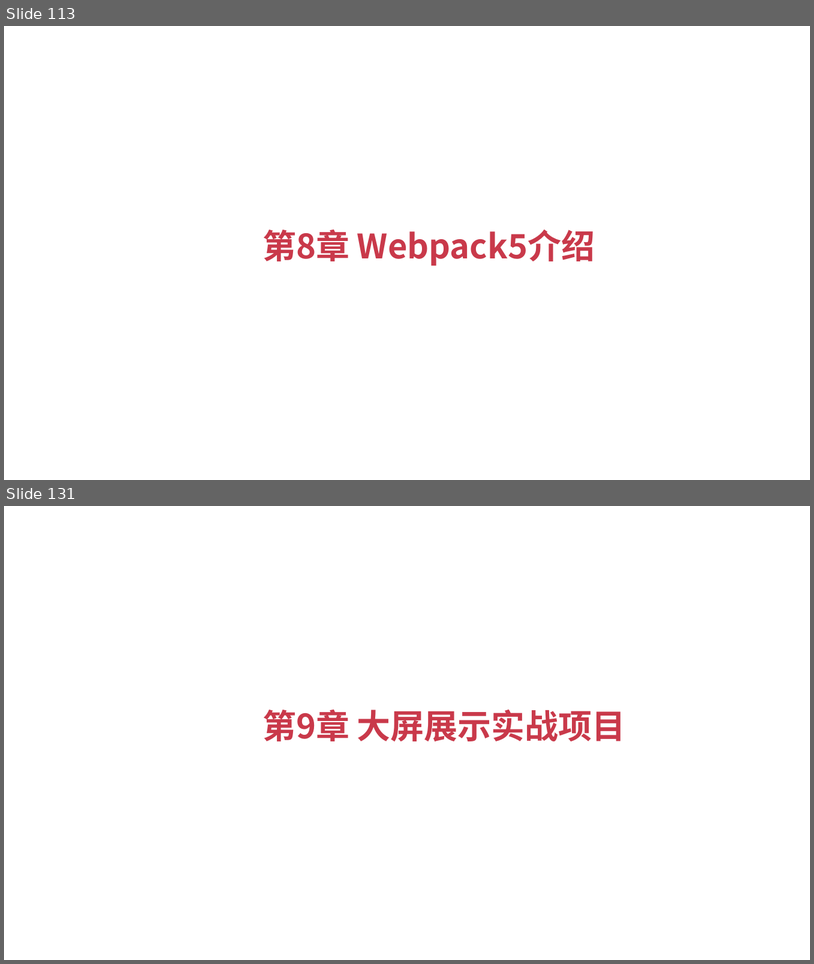
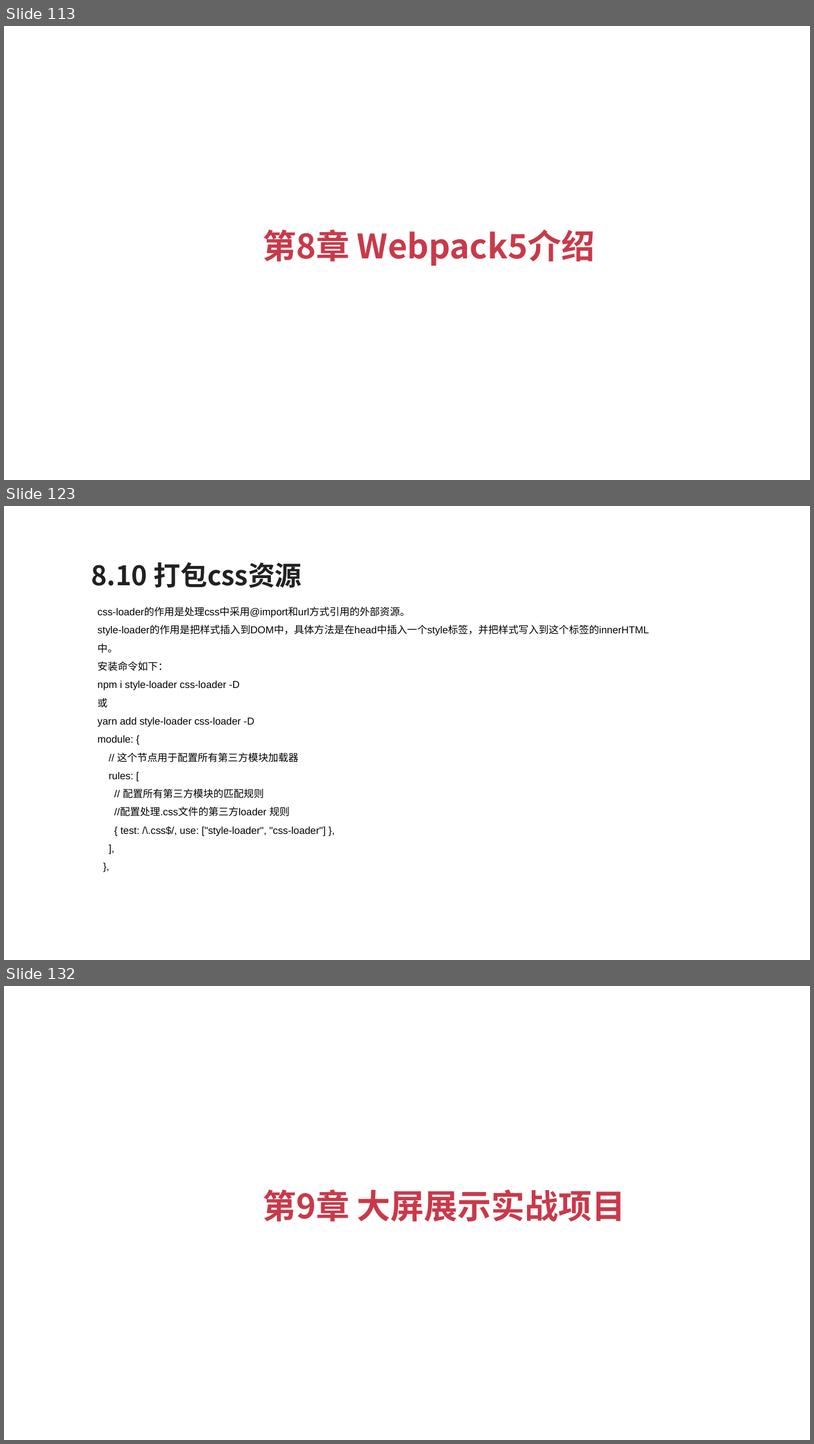
Before and after one commit to zouyujie/vue3_book_codes, a slide deck: Vue3+TypeScript开发指南.pptx. Shown one above the other, each under a label of ours: slides 113 and 131 before the commit, slides 113, 123 and 132 after it; the slides between them are not shown. The pictures are 814x964 and 814x1444 pixels, drawn with LibreOffice and Linux fonts; fonts in the diff are those of the drawing. Boxes give left, top, right and bottom in pixels: in the first picture for what was removed or moved away, otherwise in the second. Text is boxed around its words. In the diff, an @@ line names an element or a change of style, - is before the commit and + after.

```diff
--- a/Vue3+TypeScript开发指南.pptx
+++ b/Vue3+TypeScript开发指南.pptx
@@ slide 123 added at bbox=[4, 506, 810, 960], background #FFFFFF @@
@@ text added at bbox=[92, 562, 302, 588], 24 pt, text #212121, bold @@
+8.10 打包css资源
@@ text added at bbox=[98, 607, 649, 836], 9 pt, text #000000 @@
+css-loader的作用是处理css中采用@import和url方式引用的外部资源。
+style-loader的作用是把样式插入到DOM中，具体方法是在head中插入一个style标签，并把样式写入到这个标签的innerHTML中。
+安装命令如下：
+npm i style-loader css-loader -D
+或
+yarn add style-loader css-loader -D
+module: {
+// 这个节点用于配置所有第三方模块加载器
+rules: [
+// 配置所有第三方模块的匹配规则
+//配置处理.css文件的第三方loader 规则
+{ test: /\.css$/, use: ["style-loader", "css-loader"] },
+],
+},
@@ what was slide 131 is now slide 132 @@
```
Also in this commit, not shown: 3 slides changed, 49 other slides added, 49 slides removed.
